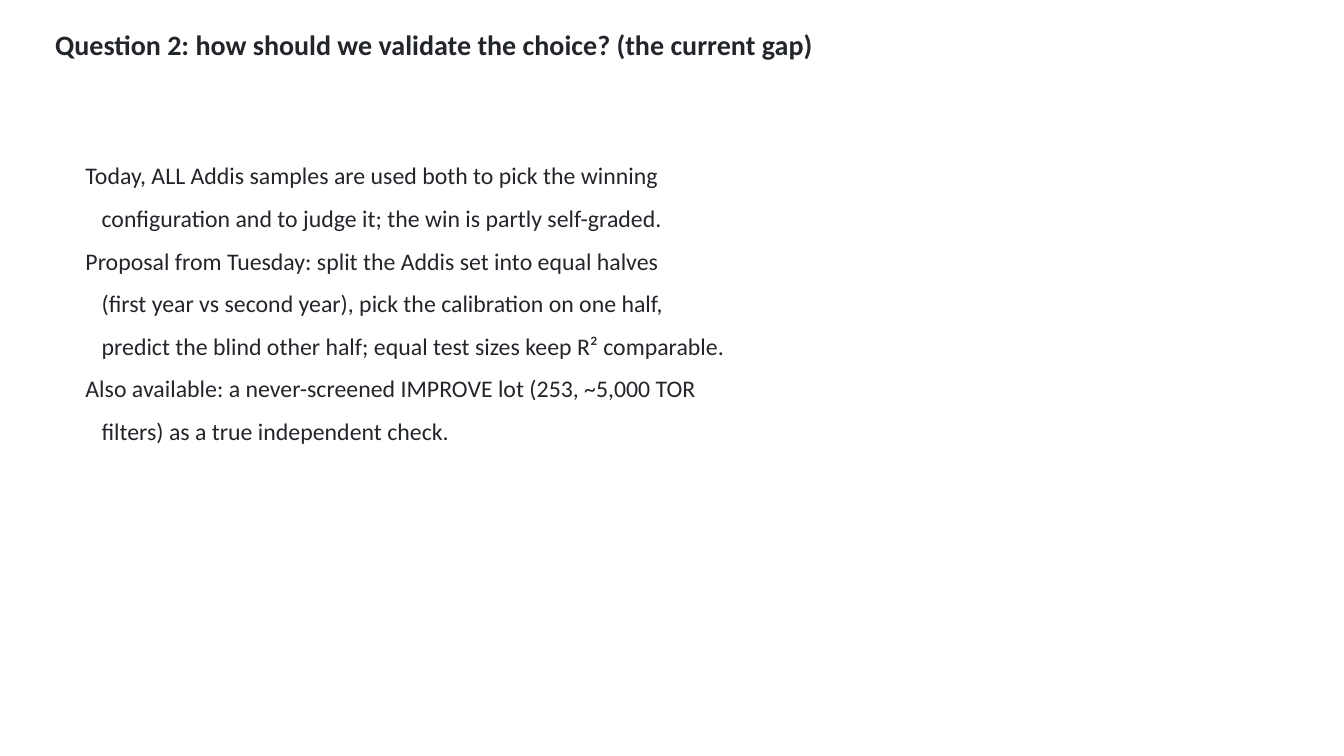
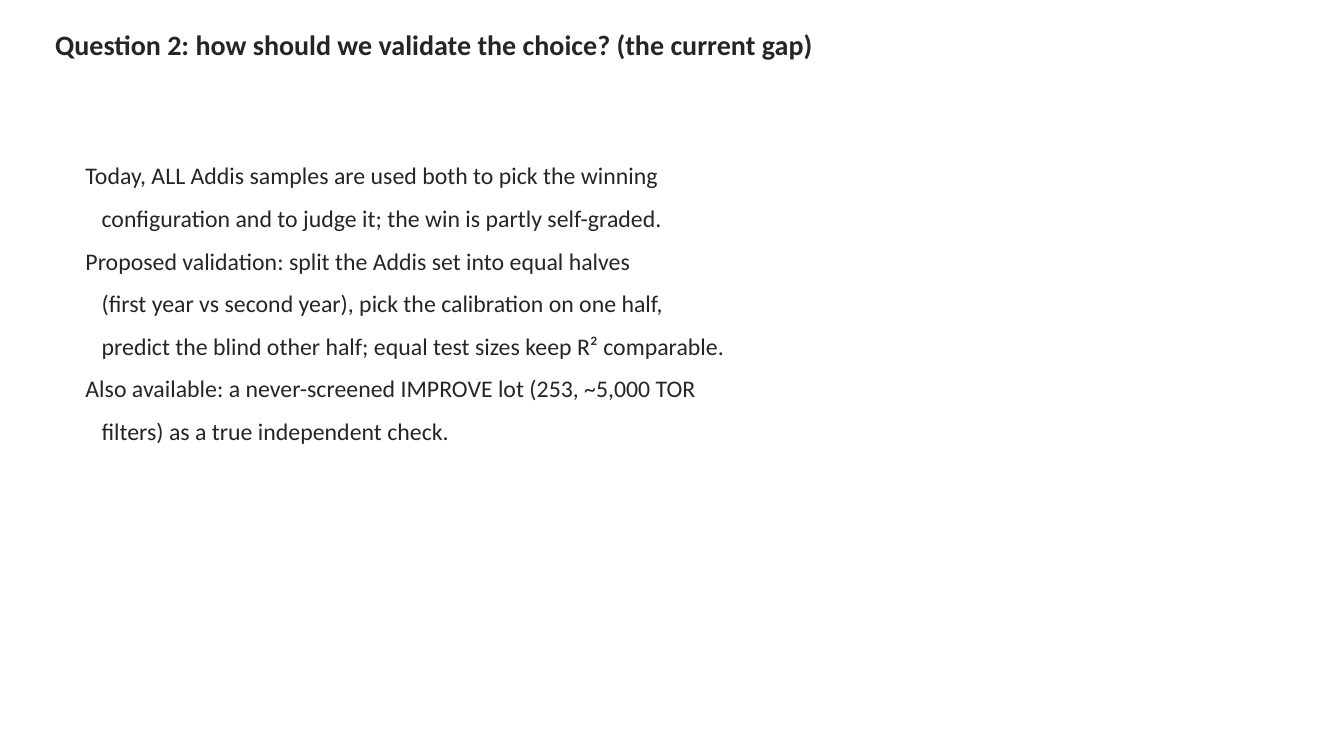
Before and after one commit to ahzs645/aethmodular, a slide deck: slide 25 of deliverables/ftir_group_2026-08-27/ftir_group_2026-08-27.pptx. Drawn at 1344x756 pixels with LibreOffice and Linux fonts; fonts in the diff are those of the drawing. Boxes give left, top, right and bottom in pixels: in the first picture for what was removed or moved away, otherwise in the second. Text is boxed around its words. In the diff, an @@ line names an element or a change of style, - is before the commit and + after.

```diff
--- a/deliverables/ftir_group_2026-08-27/ftir_group_2026-08-27.pptx
+++ b/deliverables/ftir_group_2026-08-27/ftir_group_2026-08-27.pptx
@@ text at <box>85,253,630,274</box>: text changed @@
-Proposal from Tuesday: split the Addis set into equal halves
+Proposed validation: split the Addis set into equal halves
```
Also in this commit, not shown: 16 other slides changed, 1 slide added, 1 slide removed, 4 other files.
